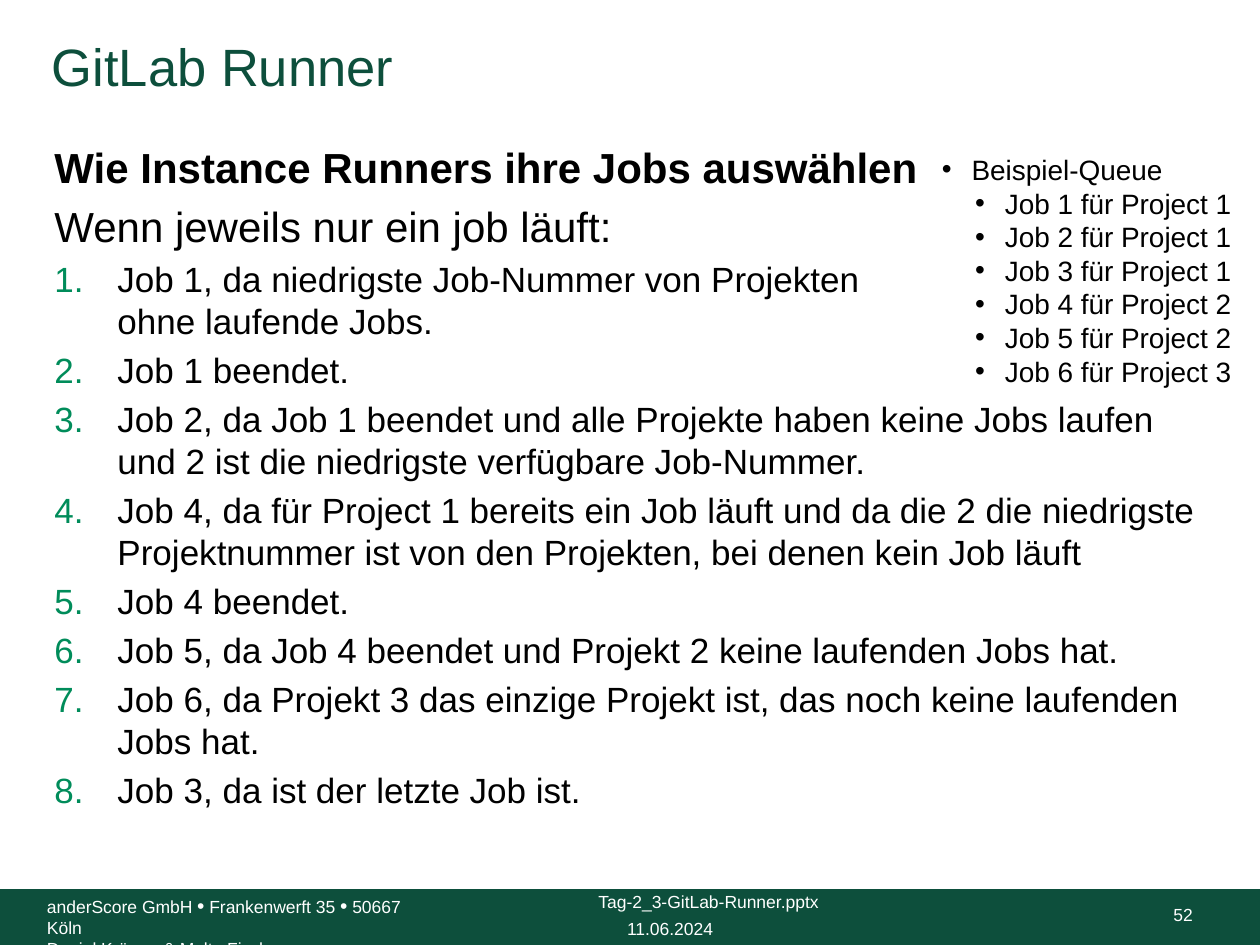
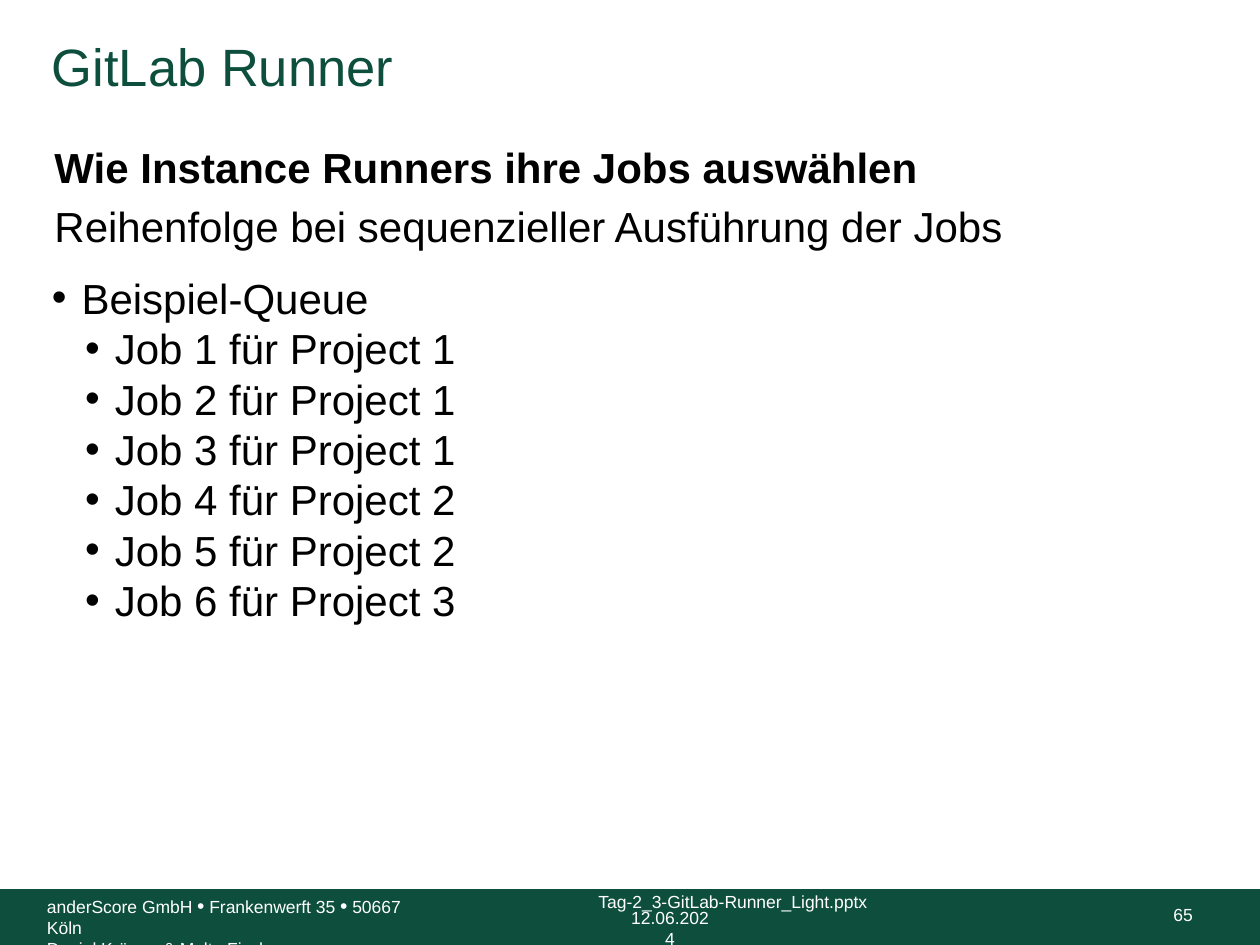
Before and after one commit to anderscore-gmbh/gitlab, a slide deck: slide 65 of slides/Tag-2_3-GitLab-Runner.pptx (slide 52 before the commit). Drawn at 1260x945 pixels with LibreOffice and Linux fonts; fonts in the diff are those of the drawing; background and template pictures are left out. Boxes give left, top, right and bottom in pixels: in the first picture for what was removed or moved away, otherwise in the second. Text is boxed around its words. In the diff, an @@ line names an element or a change of style, - is before the commit and + after.

```diff
--- a/slides/Tag-2_3-GitLab-Runner.pptx
+++ b/slides/Tag-2_3-GitLab-Runner.pptx
@@ text at box(54, 211, 1003, 250): text changed; size 20 to 24 pt @@
-Wenn jeweils nur ein job läuft:
-1. Job 1, da niedrigste Job-Nummer von Projekten
-   ohne laufende Jobs.
-2. Job 1 beendet.
-3. Job 2, da Job 1 beendet und alle Projekte haben keine Jobs laufen und 2 ist die niedrigste verfügbare Job-Nummer.
-4. Job 4, da für Project 1 bereits ein Job läuft und da die 2 die niedrigste Projektnummer ist von den Projekten, bei denen kein Job läuft
-5. Job 4 beendet.
-6. Job 5, da Job 4 beendet und Projekt 2 keine laufenden Jobs hat.
-7. Job 6, da Projekt 3 das einzige Projekt ist, das noch keine laufenden Jobs hat.
-8. Job 3, da ist der letzte Job ist.
+Reihenfolge bei sequenzieller Ausführung der Jobs
@@ text "Beispiel-Queue": place and size @@
-text "Beispiel-Queue" at box(972, 159, 1232, 387)
+text "Beispiel-Queue" at box(82, 283, 455, 625)
@@ text "Beispiel-Queue" at box(82, 283, 455, 625): size 16 to 24 pt @@
@@ text at box(598, 895, 867, 913): text changed @@
-Tag-2_3-GitLab-Runner.pptx
+Tag-2_3-GitLab-Runner_Light.pptx
@@ text at box(631, 911, 709, 924): text changed @@
-11.06.2024
+12.06.2024
@@ page number at box(1173, 908, 1192, 921): text changed @@
-52
+65
```
Also in this commit, not shown: 97 other slides changed, 2 slides added, 1 slide removed.
